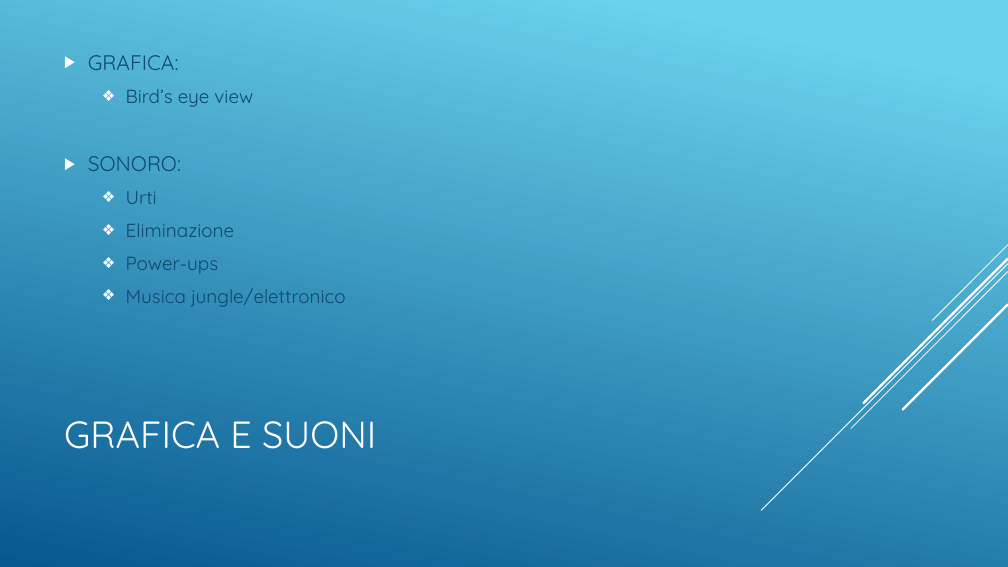
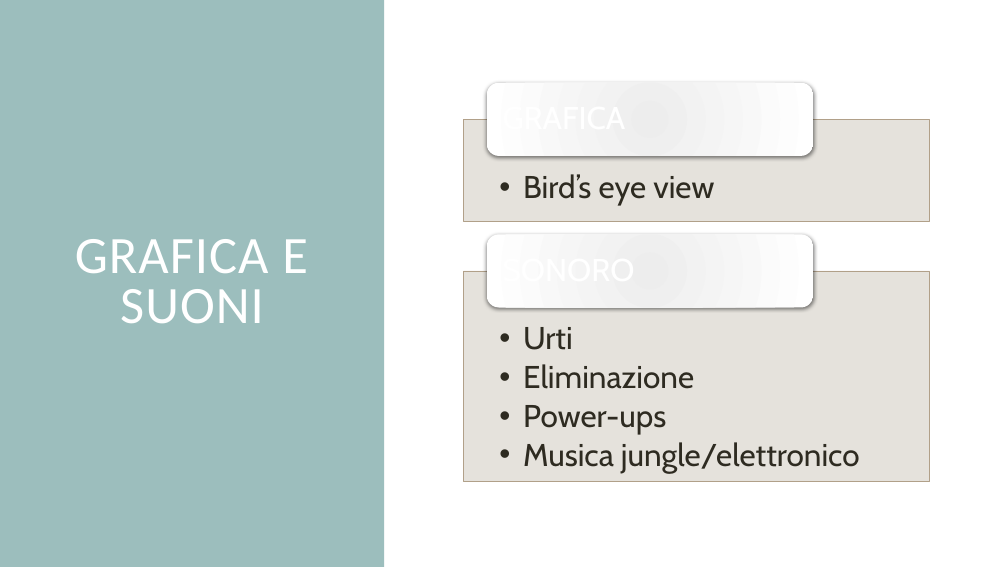
Before and after one commit to mirkoalicastro/outta-my-circle, a slide deck: slide 8 of Pitch/PITCH.pptx. Drawn at 1008x567 pixels with LibreOffice and Linux fonts; fonts in the diff are those of the drawing. Boxes give left, top, right and bottom in pixels: in the first picture for what was removed or moved away, otherwise in the second. Text is boxed around its words. In the diff, an @@ line names an element or a change of style, - is before the commit and + after.

Commit message:
Updated theme

```diff
--- a/Pitch/PITCH.pptx
+++ b/Pitch/PITCH.pptx
@@ background gradient #6ED2EB to #06588E to #FFFFFF @@
@@ rectangle added at [0, 0, 384, 567], fill #9CBEBD @@
@@ title "GRAFICA E SUONI": place and size @@
-title "GRAFICA E SUONI" at [64, 421, 376, 449]
+title "GRAFICA E SUONI" at [75, 239, 308, 323]
@@ title "GRAFICA E SUONI" at [75, 239, 308, 323]: size 36 to 50 pt, font Quicksand to Calibri, letter spacing 0 to 1 pt; alignment left to centre; line spacing 1 to 0.8 @@
@@ text removed at [88, 55, 345, 307] @@
-▶ GRAFICA:
-  ❖ Bird’s eye view
-▶ SONORO:
-  ❖ Urti
-  ❖ Eliminazione
-  ❖ Power-ups
-  ❖ Musica jungle/elettronico
@@ group added at [464, 82, 930, 482]: 2 rectangles, 2 texts, 2 rounded rectangles @@
+  • Bird’s eye view
+  • Urti
+  • Eliminazione
+  • Power-ups
+  • Musica jungle/elettronico
@@ group removed at [761, 245, 1008, 510]: 5 lines @@
```
Also in this commit, not shown: 8 other slides changed.
